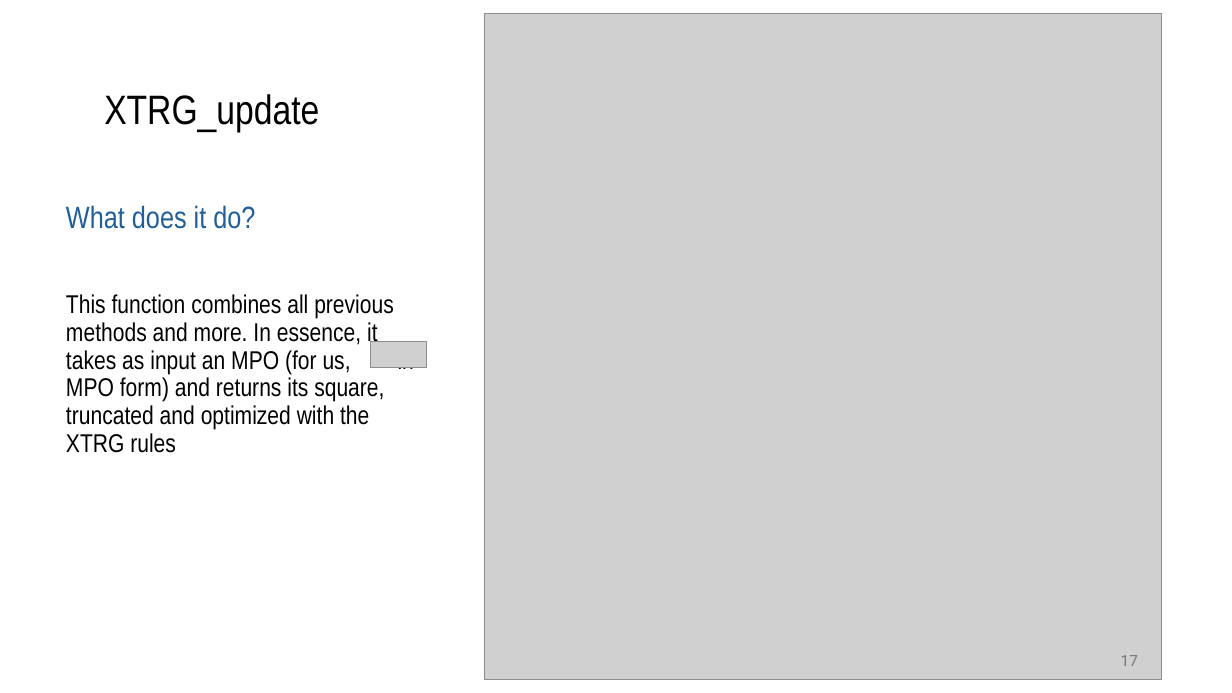
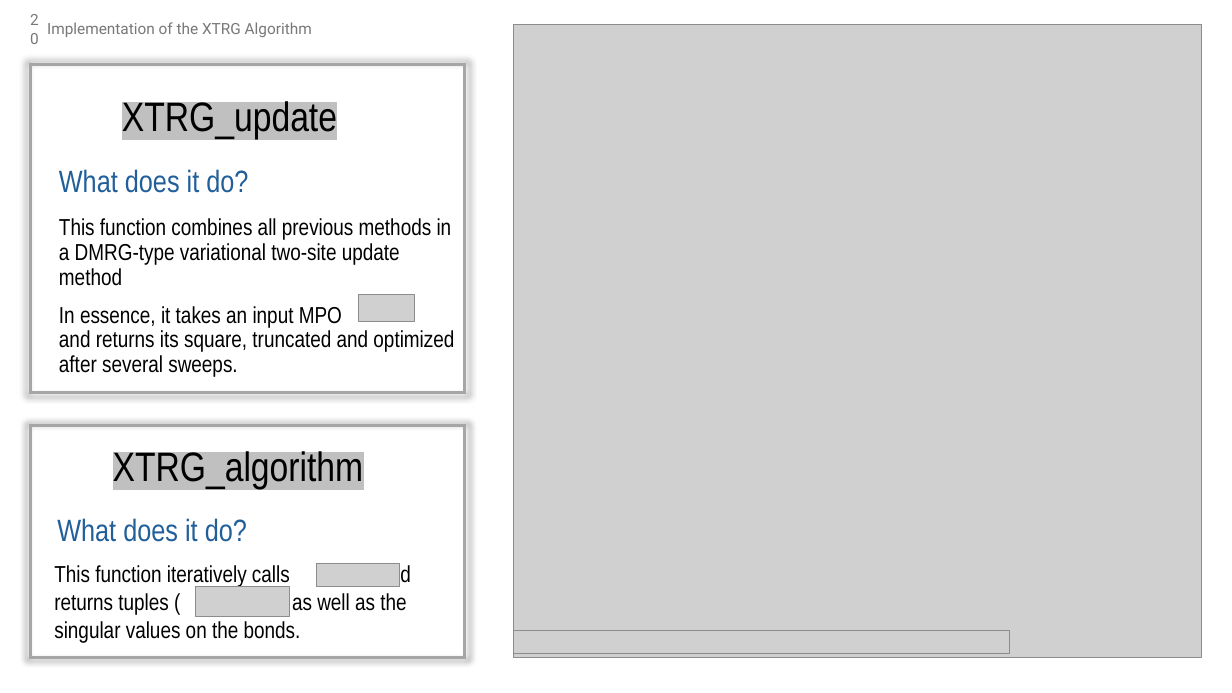
Before and after one commit to MrHighsenberg/XTRG-Algorithm, a slide deck: slide 20 of presentation/Term_Project_XTRG_Presentation.pptx (slide 17 before the commit). Drawn at 1232x693 pixels with LibreOffice and Linux fonts; fonts in the diff are those of the drawing; grey boxes stand for pictures. Boxes give left, top, right and bottom in pixels: in the first picture for what was removed or moved away, otherwise in the second. Text is boxed around its words. In the diff, an @@ line names an element or a change of style, - is before the commit and + after.

```diff
--- a/presentation/Term_Project_XTRG_Presentation.pptx
+++ b/presentation/Term_Project_XTRG_Presentation.pptx
@@ page number added at (x1=12, y1=10, x2=48, y2=47), 12 pt, text #797979 @@
+20
@@ text added at (x1=47, y1=22, x2=312, y2=37), 12 pt, text #797979 @@
+Implementation of the XTRG Algorithm
@@ picture resized from (x1=485, y1=13, x2=1162, y2=679) to (x1=514, y1=24, x2=1202, y2=658) @@
@@ rectangle added at (x1=30, y1=64, x2=465, y2=392), outline #A6A6A6 2.25 pt @@
@@ text "XTRG_update" moved from (x1=104, y1=94, x2=319, y2=132) to (x1=122, y1=98, x2=337, y2=139) @@
@@ text "XTRG_update" at (x1=122, y1=98, x2=337, y2=139): highlight none to #C0C0C0 @@
@@ text "What does it do?" moved from (x1=66, y1=205, x2=255, y2=229) to (x1=59, y1=169, x2=248, y2=193) @@
@@ text at (x1=59, y1=218, x2=454, y2=377): text changed; size 20 to 18 pt @@
-This function combines all previous methods and more. In essence, it takes as input an MPO (for us, in MPO form) and returns its square, truncated and optimized with the XTRG rules
+This function combines all previous methods in a DMRG-type variational two-site update method
+In essence, it takes an input MPO
+and returns its square, truncated and optimized after several sweeps.
@@ picture moved from (x1=371, y1=341, x2=427, y2=368) to (x1=358, y1=295, x2=414, y2=322) @@
@@ rectangle added at (x1=30, y1=425, x2=465, y2=658), outline #A6A6A6 2.25 pt @@
@@ text added at (x1=113, y1=448, x2=364, y2=489), 32 pt, text #000000 @@
+XTRG_algorithm
@@ text added at (x1=57, y1=518, x2=247, y2=542), 24 pt, text #215F9A @@
+What does it do?
@@ text added at (x1=54, y1=563, x2=411, y2=643), 18 pt, text #000000 @@
+This function iteratively calls and returns tuples ( ), as well as the singular values on the bonds.
@@ picture added at (x1=316, y1=564, x2=400, y2=587) @@
@@ picture added at (x1=196, y1=586, x2=289, y2=616) @@
@@ picture added at (x1=514, y1=630, x2=1009, y2=653) @@
@@ page number removed at (x1=1121, y1=655, x2=1138, y2=666) @@
-17
```
Also in this commit, not shown: 22 other slides changed, 5 slides added, 2 slides removed, 7 other files.
